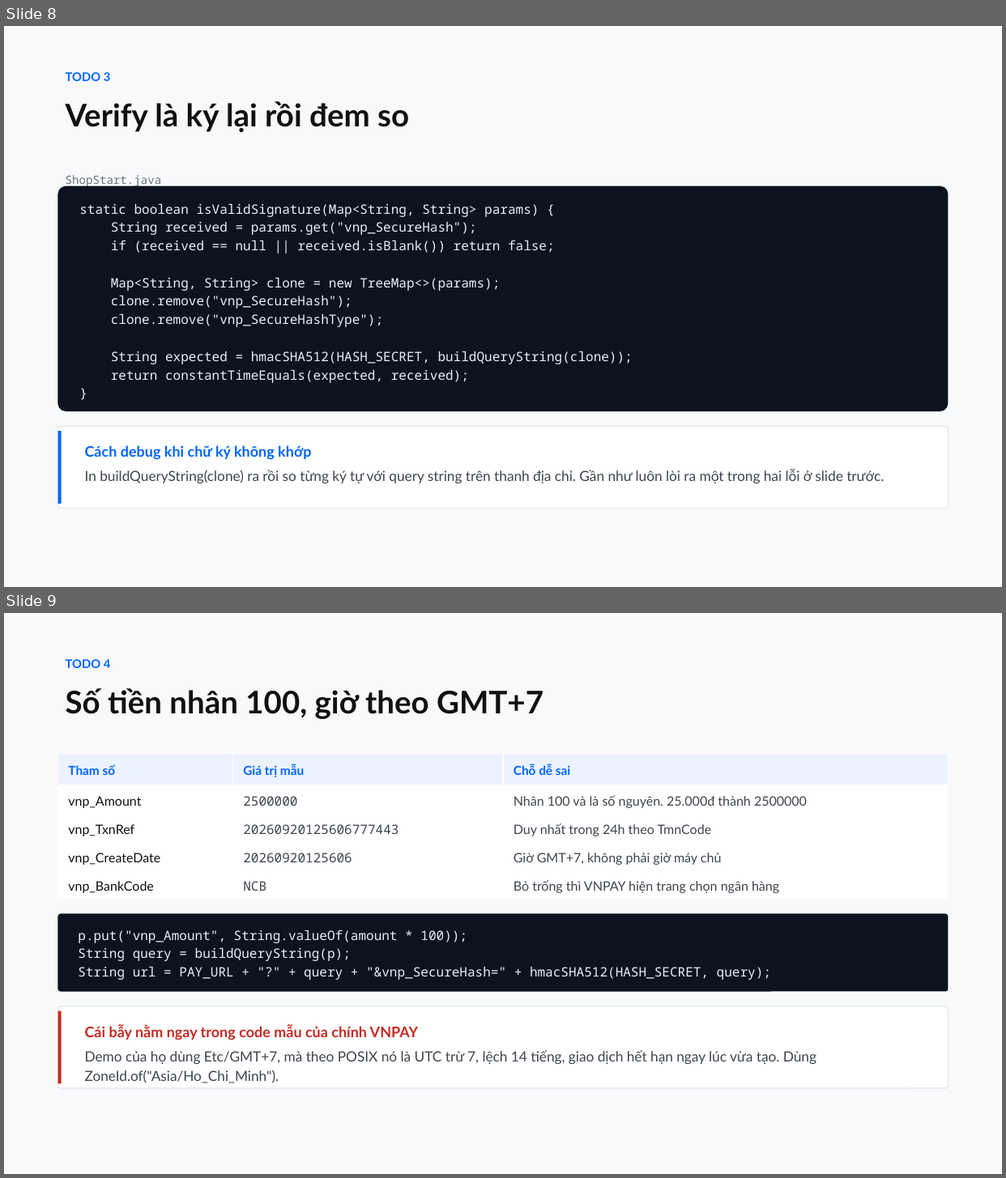
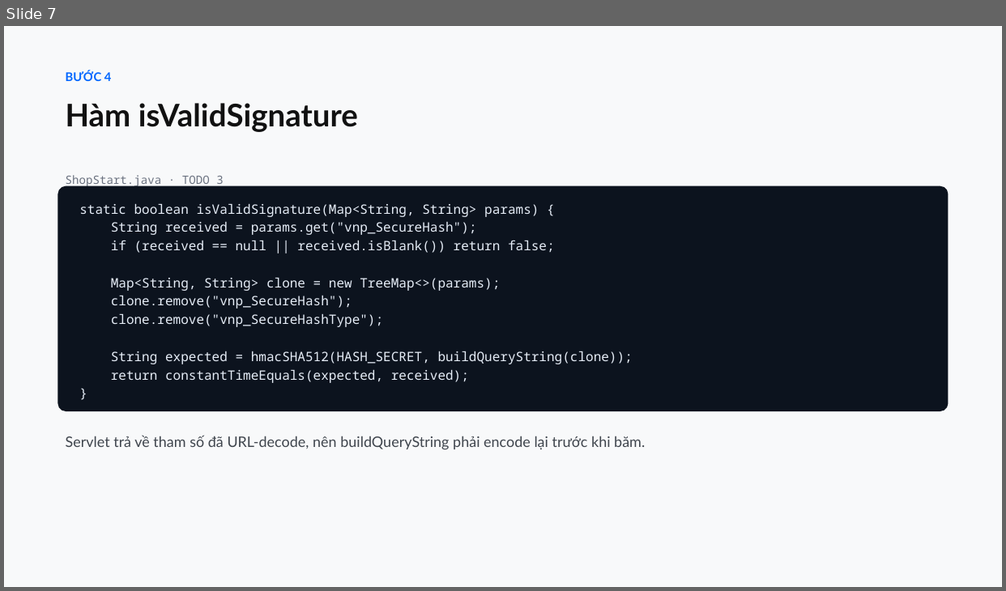
Before and after one commit to conchocon154/vnpay-seminar, a slide deck: VNPAY-seminar.pptx. Shown one above the other, each under a label of ours: slides 8 and 9 before the commit, slide 7 after it. The pictures are 1006x1178 and 1006x591 pixels, drawn with LibreOffice and Linux fonts; fonts in the diff are those of the drawing. Boxes give left, top, right and bottom in pixels: in the first picture for what was removed or moved away, otherwise in the second. Text is boxed around its words. In the diff, an @@ line names an element or a change of style, - is before the commit and + after.

```diff
--- a/VNPAY-seminar.pptx
+++ b/VNPAY-seminar.pptx
@@ slide 9 removed at (x1=4, y1=613, x2=1002, y2=1174), background #F8F9FA @@
@@ text removed at (x1=66, y1=659, x2=543, y2=719) @@
-TODO 4
-Số tiền nhân 100, giờ theo GMT+7
@@ table removed at (x1=58, y1=754, x2=948, y2=899), 5 rows, 3 columns @@
-Tham số | Giá trị mẫu | Chỗ dễ sai
-vnp_Amount | 2500000 | Nhân 100 và là số nguyên. 25.000đ thành 2500000
-vnp_TxnRef | 20260920125606777443 | Duy nhất trong 24h theo TmnCode
-vnp_CreateDate | 20260920125606 | Giờ GMT+7, không phải giờ máy chủ
-vnp_BankCode | NCB | Bỏ trống thì VNPAY hiện trang chọn ngân hàng
@@ rounded rectangle removed at (x1=58, y1=914, x2=948, y2=992) @@
-p.put("vnp_Amount", String.valueOf(amount * 100));
-String query = buildQueryString(p);
-String url = PAY_URL + "?" + query + "&vnp_SecureHash=" + hmacSHA512(HASH_SECRET, query);
@@ rounded rectangle removed at (x1=58, y1=1007, x2=948, y2=1088) @@
@@ rectangle removed at (x1=58, y1=1012, x2=61, y2=1084) @@
@@ text removed at (x1=85, y1=1025, x2=816, y2=1084) @@
-Cái bẫy nằm ngay trong code mẫu của chính VNPAY
-Demo của họ dùng Etc/GMT+7, mà theo POSIX nó là UTC trừ 7, lệch 14 tiếng, giao dịch hết hạn ngay lúc vừa tạo. Dùng ZoneId.of("Asia/Ho_Chi_Minh").
@@ what was slide 8 is now slide 7 @@
@@ slide 7 changed as well @@
@@ text at (x1=66, y1=71, x2=358, y2=132): text changed @@
-TODO 3
-Verify là ký lại rồi đem so
+BƯỚC 4
+Hàm isValidSignature
@@ text at (x1=66, y1=175, x2=223, y2=187): text changed @@
-ShopStart.java
+ShopStart.java · TODO 3
@@ rounded rectangle removed at (x1=58, y1=426, x2=948, y2=508) @@
@@ rectangle removed at (x1=58, y1=431, x2=61, y2=504) @@
@@ text added at (x1=66, y1=435, x2=645, y2=450), 14 pt, text #3F454D @@
+Servlet trả về tham số đã URL-decode, nên buildQueryString phải encode lại trước khi băm.
@@ text removed at (x1=85, y1=446, x2=884, y2=484) @@
-Cách debug khi chữ ký không khớp
-In buildQueryString(clone) ra rồi so từng ký tự với query string trên thanh địa chỉ. Gần như luôn lòi ra một trong hai lỗi ở slide trước.
```
Also in this commit, not shown: 3 other slides changed, 10 slides added, 14 other slides removed, 1 other file.
